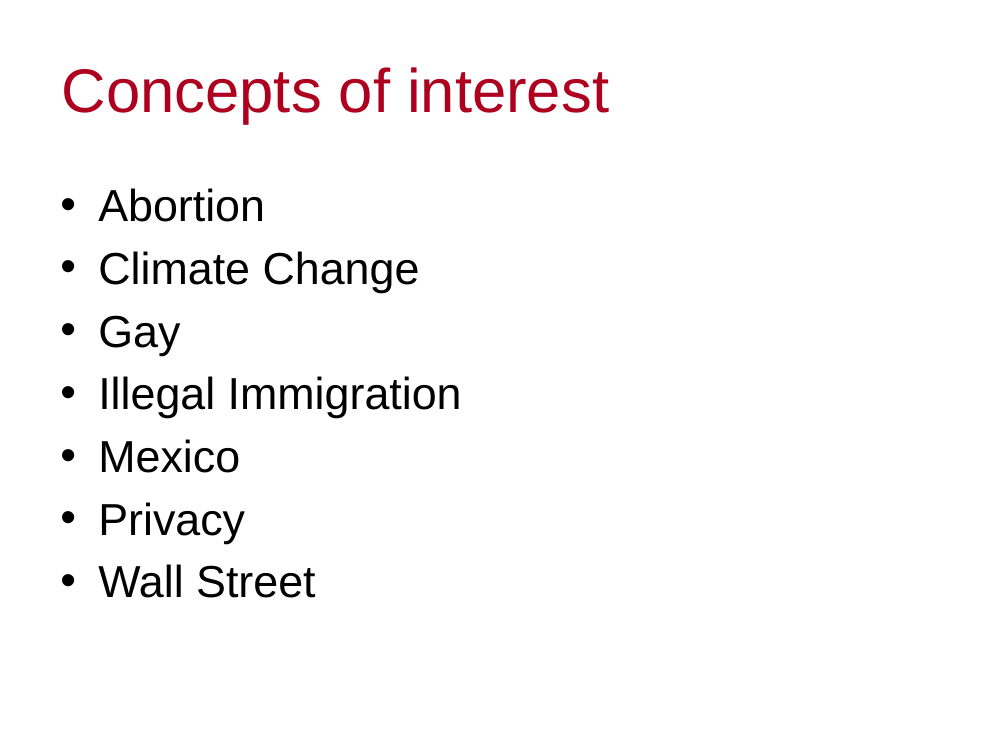
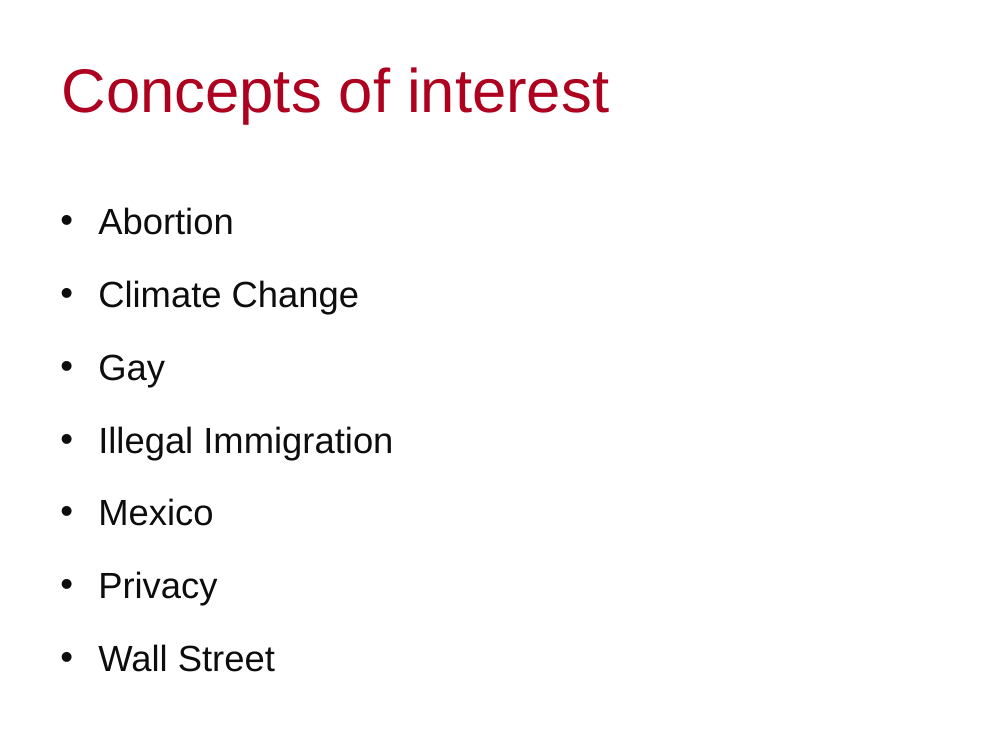
Before and after one commit to Zala/textMining, a slide deck: slide 4 of Presentation.pptx. Drawn at 1008x756 pixels with LibreOffice and Linux fonts; fonts in the diff are those of the drawing; background and template pictures are left out. Boxes give left, top, right and bottom in pixels: in the first picture for what was removed or moved away, otherwise in the second. Text is boxed around its words. In the diff, an @@ line names an element or a change of style, - is before the commit and + after.

```diff
--- a/Presentation.pptx
+++ b/Presentation.pptx
@@ text "Abortion" at box(98, 207, 393, 672): size 32 to 26 pt, text colour #000000 to #0D0D0D; line spacing 1 to 1.5; less space between paragraphs @@
```
Also in this commit, not shown: 5 other slides changed, 1 slide added.
